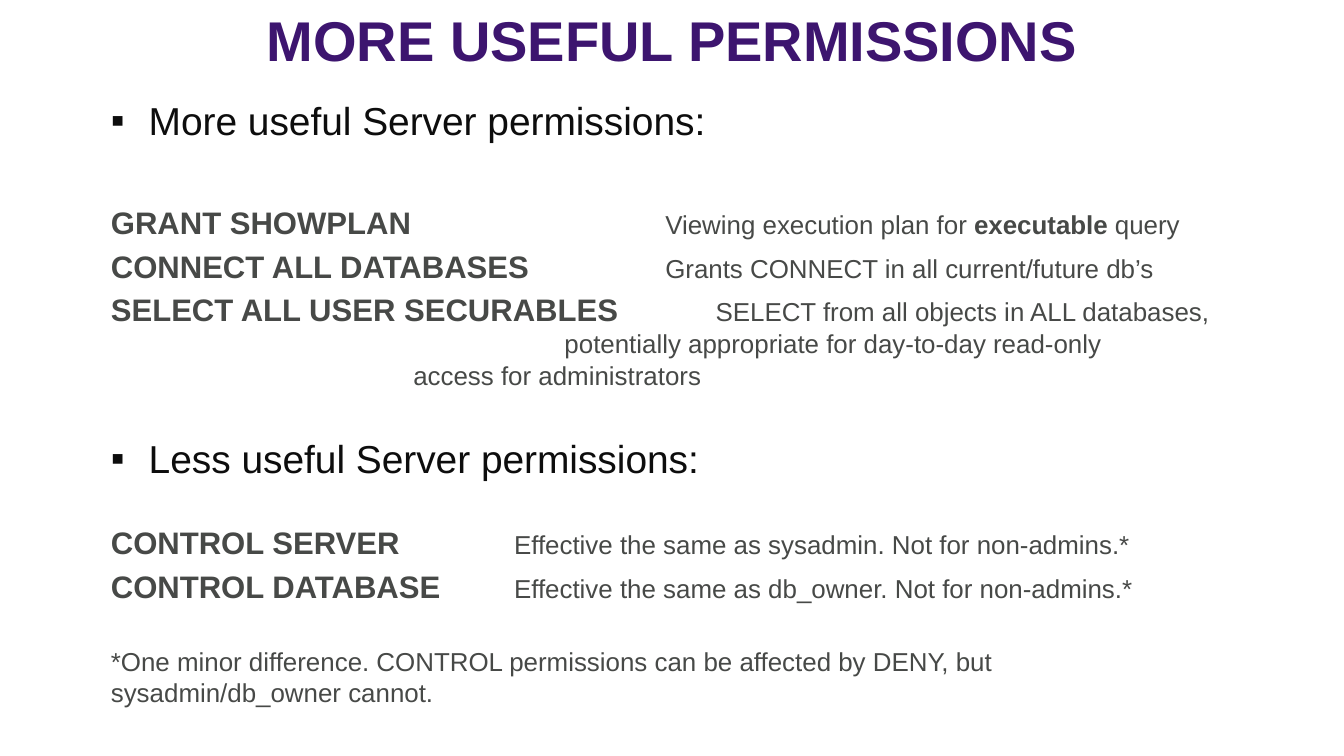
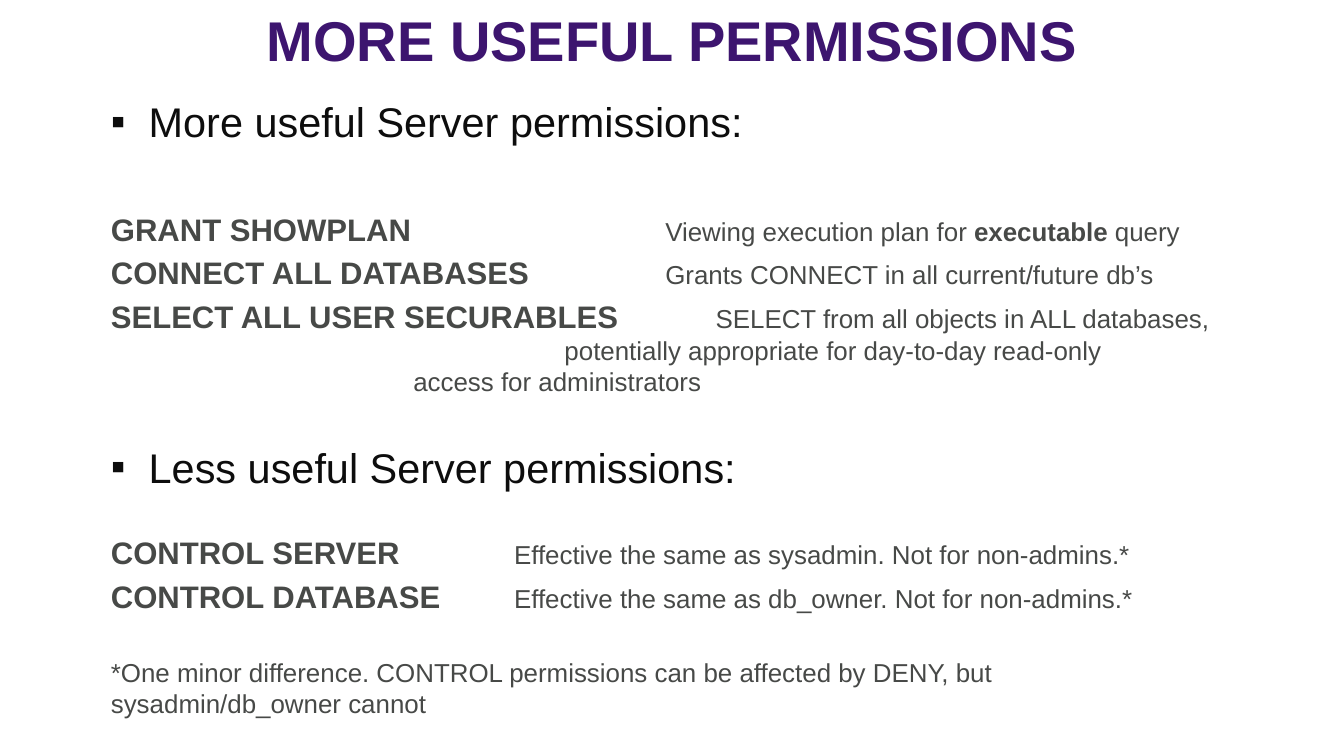
Before and after one commit to williamadba/Public-Presentations, a slide deck: slide 36 of SQLSat Dallas 2019/SQLSat Dallas 2019 SQL Security Principals and Permissions 101.pptx. Drawn at 1344x756 pixels with LibreOffice and Linux fonts; fonts in the diff are those of the drawing. Boxes give left, top, right and bottom in pixels: in the first picture for what was removed or moved away, otherwise in the second. Text is boxed around its words. In the diff, an @@ line names an element or a change of style, - is before the commit and + after.

```diff
--- a/SQLSat Dallas 2019/SQLSat Dallas 2019 SQL Security Principals and Permissions 101.pptx
+++ b/SQLSat Dallas 2019/SQLSat Dallas 2019 SQL Security Principals and Permissions 101.pptx
@@ text at [149,107,742,491]: size 27.8 to 29.6 pt in "More useful Server permissions:", "Less useful Server permissions:" @@
@@ text at [111,663,992,719]: text changed @@
-*One minor difference. CONTROL permissions can be affected by DENY, but sysadmin/db_owner cannot.
+*One minor difference. CONTROL permissions can be affected by DENY, but sysadmin/db_owner cannot
```
Also in this commit, not shown: 11 other slides changed, 3 slides added, 1 other file.
